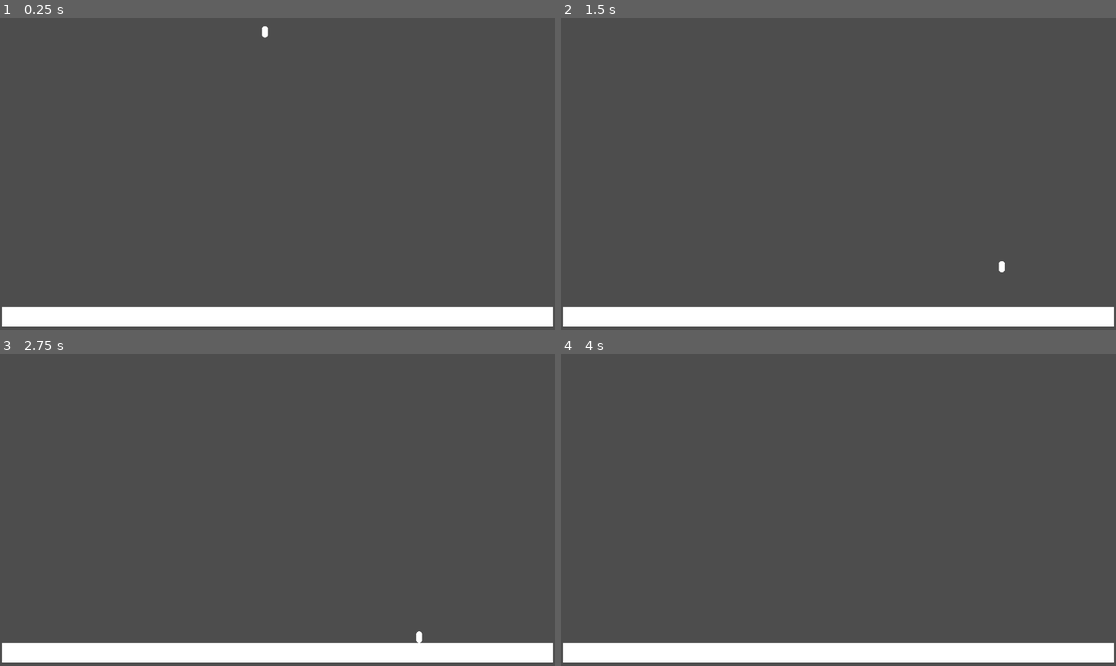
Above: before the commit, frames 1-4 (two rows, left to right).
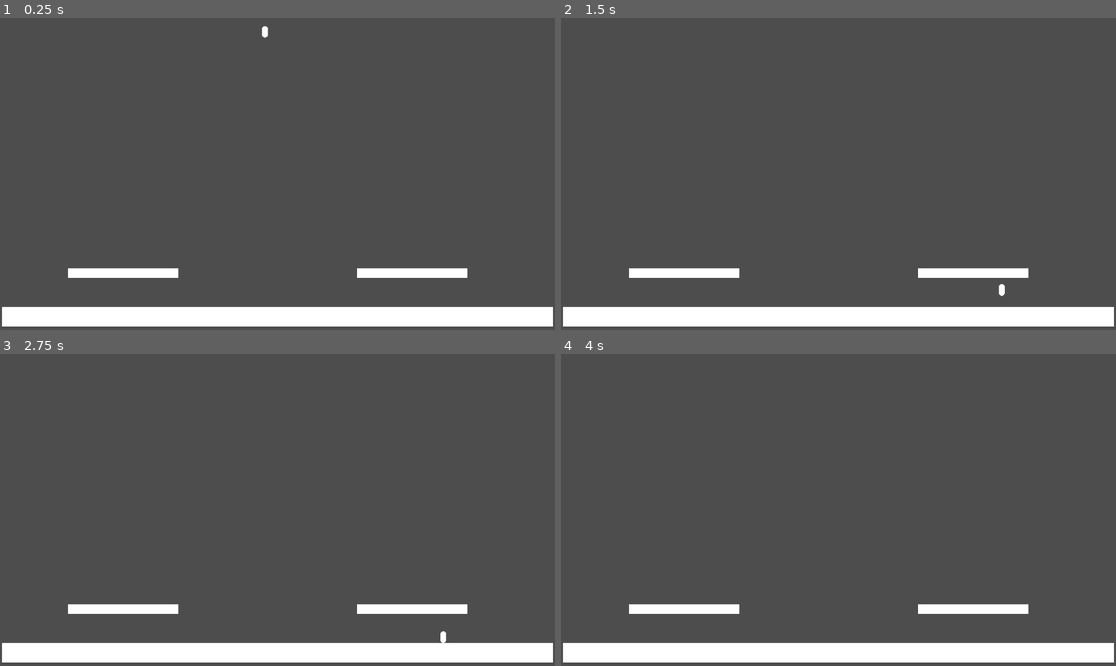
Above: after the commit, the same moments.

Repository: oedo3/ProjectF
Game: Godot game, scene res://Main.tscn
Same seed, same stepped clock (60 frames per second), same inputs: the game is played once before the commit and once after it.
Inputs:
- Up to frame 1 (0.25 s): no input
- Up to frame 2 (1.5 s): tap Enter at 0.5 s; hold D (right) from 0.53 s (still down); tap W (up) at 0.6, 0.77, 1.07 s; tap Shift (s_1) at 1.35 s
- Up to frame 3 (2.75 s): tap W (up) at 1.52, 1.55, 1.82, 2.1 s; release D (right) at 2.03 s; hold A (left) from 2.03 s (still down)
- Up to frame 4 (4 s): release A (left) at 2.78 s; hold D (right) from 2.78 s (still down); tap Shift (s_1) at 2.85 s; tap W (up) at 3.02, 3.05, 3.32, 3.6, 3.77 s

The runs differ from the first frame. In frame 1, 1.2% of the frame differs, in the area x 12-85%, y 80-84%; in frame 2, 1.3%; in frame 3, 1.3%, in the area x 12-85%, y 80-93%; in frame 4, 1.2%.

Commit message:
stage update

Diff:
--- a/Main.tscn
+++ b/Main.tscn
@@ -25,3 +25,33 @@
 position = Vector2(2.6000023, 12.049999)
 scale = Vector2(0.99999976, 0.99999976)
 shape = SubResource("RectangleShape2D_r0du0")
+
+[node name="StaticBody2D2" type="StaticBody2D" parent="."]
+position = Vector2(250, 470)
+scale = Vector2(2, 5)
+metadata/_edit_group_ = true
+
+[node name="MeshInstance2D" type="MeshInstance2D" parent="StaticBody2D2"]
+position = Vector2(2.5999947, 12.049998)
+scale = Vector2(114.4, 4.1)
+mesh = SubResource("BoxMesh_uu6xs")
+
+[node name="CollisionShape2D" type="CollisionShape2D" parent="StaticBody2D2"]
+position = Vector2(2.6000023, 12.049999)
+scale = Vector2(0.99999976, 0.99999976)
+shape = SubResource("RectangleShape2D_r0du0")
+
+[node name="StaticBody2D3" type="StaticBody2D" parent="."]
+position = Vector2(850, 470)
+scale = Vector2(2, 5)
+metadata/_edit_group_ = true
+
+[node name="MeshInstance2D" type="MeshInstance2D" parent="StaticBody2D3"]
+position = Vector2(2.5999947, 12.049998)
+scale = Vector2(114.4, 4.1)
+mesh = SubResource("BoxMesh_uu6xs")
+
+[node name="CollisionShape2D" type="CollisionShape2D" parent="StaticBody2D3"]
+position = Vector2(2.6000023, 12.049999)
+scale = Vector2(0.99999976, 0.99999976)
+shape = SubResource("RectangleShape2D_r0du0")
